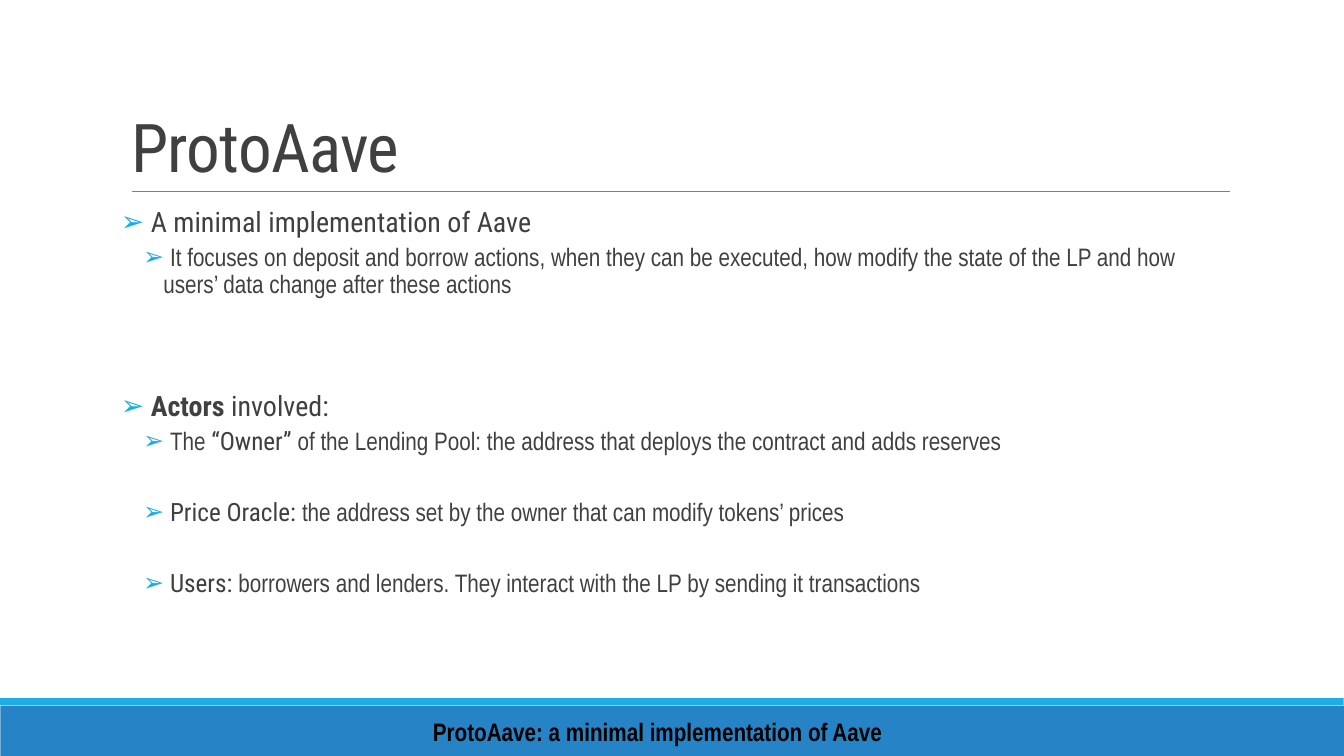
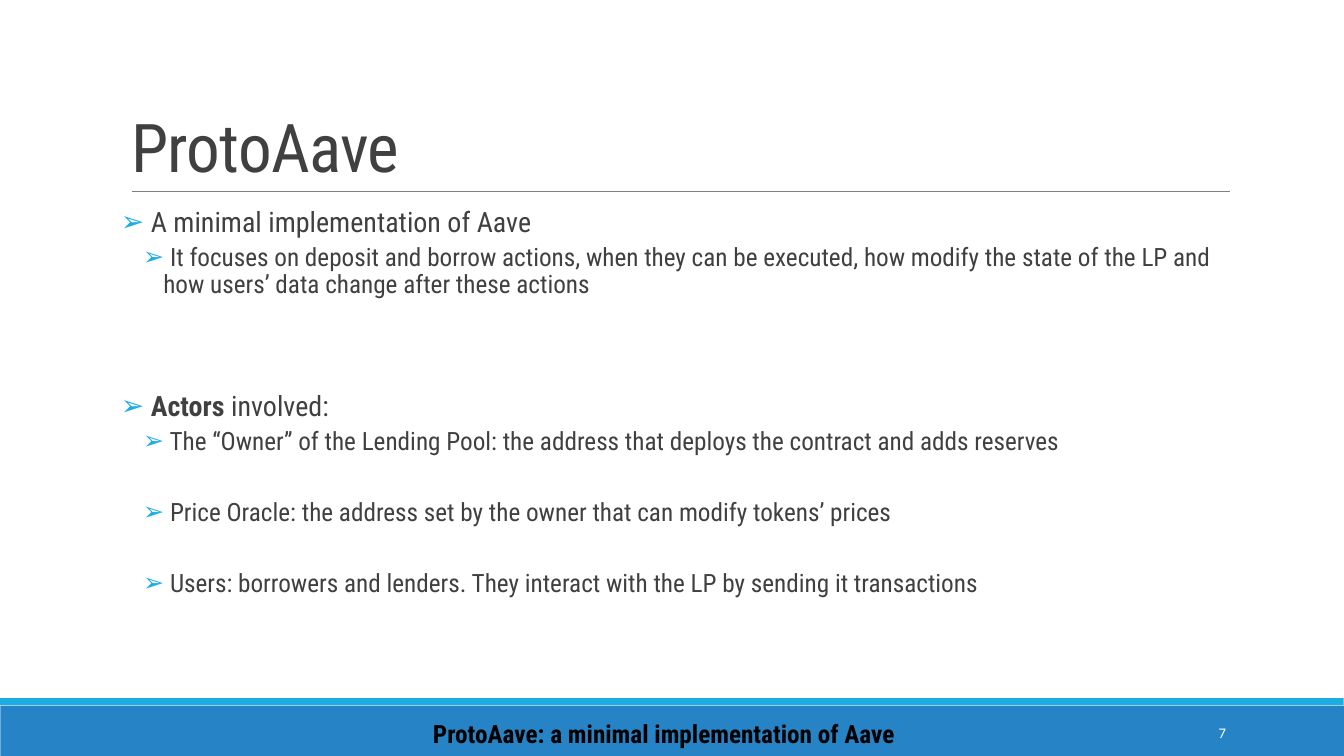
Before and after one commit to enricopiseddu/lendingPool, a slide deck: slide 7 of presentation.pptx. Drawn at 1344x756 pixels with LibreOffice and Linux fonts; fonts in the diff are those of the drawing. Boxes give left, top, right and bottom in pixels: in the first picture for what was removed or moved away, otherwise in the second. Text is boxed around its words. In the diff, an @@ line names an element or a change of style, - is before the commit and + after.

```diff
--- a/presentation.pptx
+++ b/presentation.pptx
@@ text at box(163, 247, 1210, 598): font Arial Narrow to Roboto Condensed in "It focuses on deposit and borrow actions, ...", "The of the Lending Pool: the address ...", "the address set by the owner that ...", "borrowers and lenders. They interact with the ..." @@
@@ text "ProtoAave: a minimal implementation of ..." at box(433, 724, 894, 748): font Arial Narrow to Roboto Condensed @@
@@ page number added at box(1219, 728, 1226, 738), 10.5 pt, text #FFFFFF @@
+7
```
Also in this commit, not shown: 15 other slides changed.
